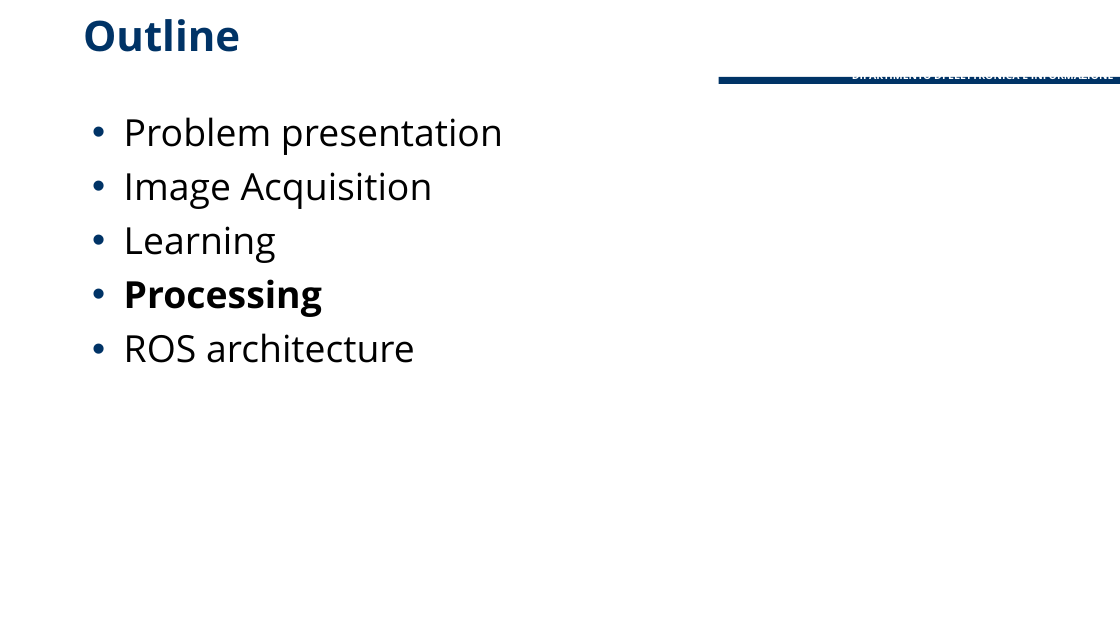
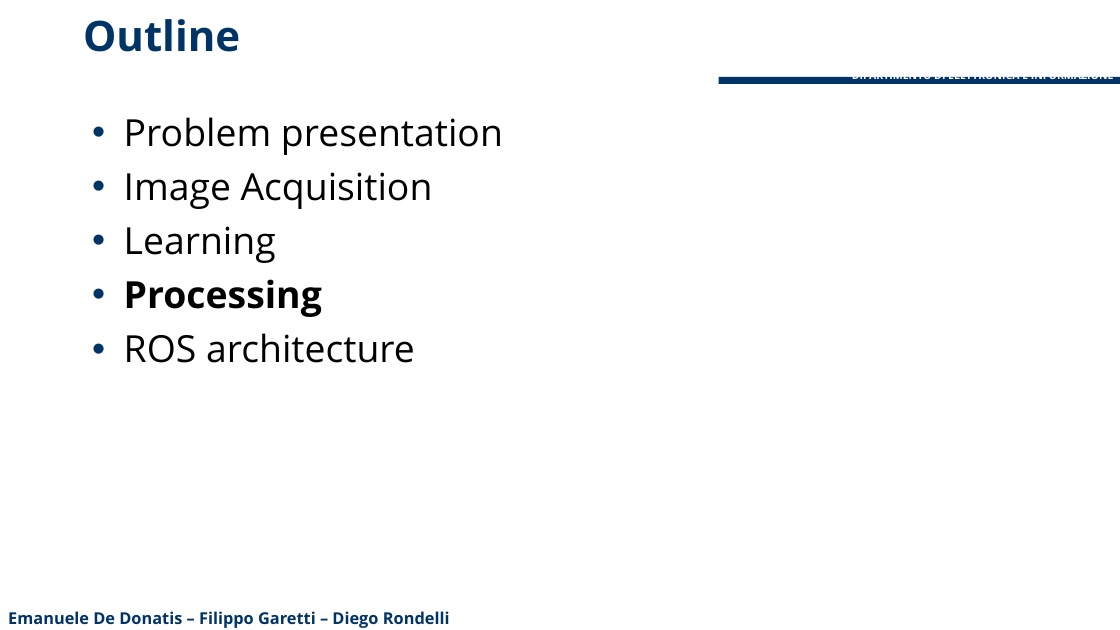
Before and after one commit to rondell/Cognitive-Robotics-Project, a slide deck: slide 10 of Active Contour.ppt. Drawn at 1120x630 pixels with LibreOffice and Linux fonts; fonts in the diff are those of the drawing; background and template pictures are left out. Boxes give left, top, right and bottom in pixels: in the first picture for what was removed or moved away, otherwise in the second. Text is boxed around its words. In the diff, an @@ line names an element or a change of style, - is before the commit and + after.

```diff
--- a/Active Contour.ppt
+++ b/Active Contour.ppt
@@ text added at (x1=8, y1=611, x2=450, y2=628), 14 pt, text #003366, bold @@
+Emanuele De Donatis – Filippo Garetti – Diego Rondelli
```
Also in this commit, not shown: 12 other slides changed, 1 slide added.
